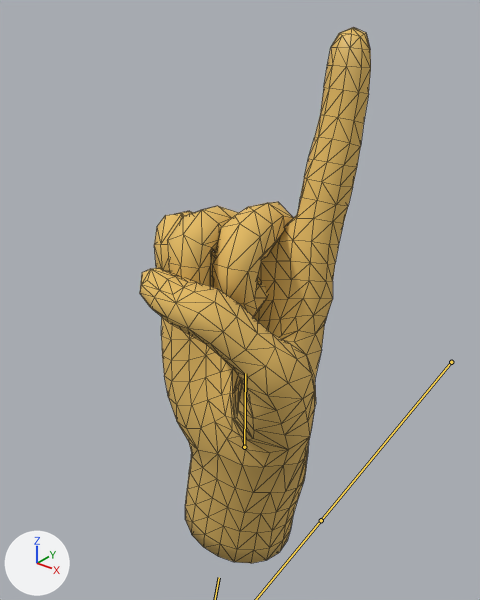
Before and after pictures for a commit that changed the glTF model yubit.glb.
The view is the same before and after, from a 50 mm lens placed at (0.163, -0.289, 0.23), pointed at (-0.007, -0.076, 0.098). Lighting does not change. The marker at lower left points along +X, +Y and +Z. The picture after the commit comes second. Both versions are drawn at frame 6 of the action 'ピ'; the numbers are the values there. The bones that change are drawn over the model as lines. Mesh edges are drawn as thin lines.

The first picture shows 'Hand  - Realistic'.
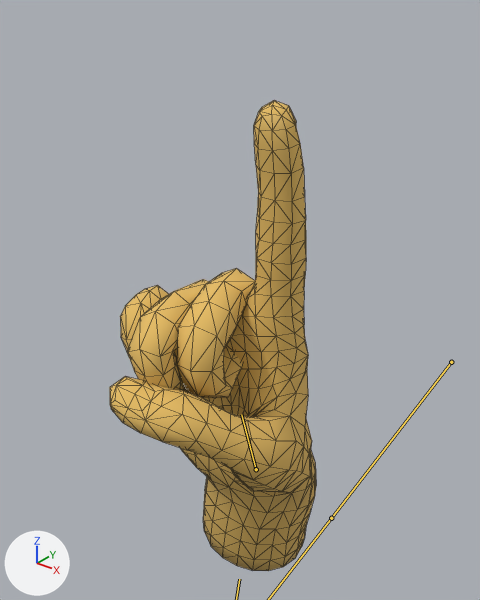
Pixel boxes (x1, y1, x2, y2) of what changed, in the pictures (480 x 600 px):
'Hand  - Realistic', posed (11% narrower, 12% shorter)
    before: (140, 27, 371, 563)
    after: (110, 101, 316, 571)
bone 'DEF-upper_arm.R', root to tip
    before: (451, 362) to (321, 520)
    after: (451, 362) to (331, 518)
bone 'DEF-hand.R', root to tip
    before: (244, 447) to (245, 373)
    after: (256, 469) to (241, 414)

Edits to the bpy script that builds the scene:
```text
Change bone_def_upper_arm_r:
    where bone_def_upper_arm_r = bpy.data.objects['rig'].pose.bones['DEF-upper_arm.R']  # child of 'root'
    bone_def_upper_arm_r.rotation_quaternion: (0.268, 0.302, 0.0, 0.915) -> (0.24, 0.102, 0.0, 0.965)  # degrees (11, -33, 144) -> degrees (3, -11, 152)
Change bone_def_upper_arm_r_001:
    where bone_def_upper_arm_r_001 = bpy.data.objects['rig'].pose.bones['DEF-upper_arm.R.001']  # child of 'DEF-upper_arm.R'
    bone_def_upper_arm_r_001.rotation_quaternion: (0.983, 0.0, -0.184, 0.0) -> (0.976, 0.0, -0.216, 0.0)  # degrees (0, -21, 0) -> degrees (0, -25, 0)
Change bone_def_forearm_r:
    where bone_def_forearm_r = bpy.data.objects['rig'].pose.bones['DEF-forearm.R']  # child of 'DEF-upper_arm.R.001'
    bone_def_forearm_r.rotation_quaternion: (0.233, -0.36, -0.303, -0.851) -> (0.203, -0.191, -0.342, -0.897)  # degrees (32, -49, -164) -> degrees (38, -29, -164)
Change bone_def_hand_r:
    where bone_def_hand_r = bpy.data.objects['rig'].pose.bones['DEF-hand.R']  # child of 'DEF-forearm.R.001'
    bone_def_hand_r.rotation_quaternion: (0.982, -0.123, 0.004, 0.141) -> (0.982, -0.021, 0.016, 0.19)  # degrees (-14, 2, 16) -> degrees (-2, 2, 22)
```
